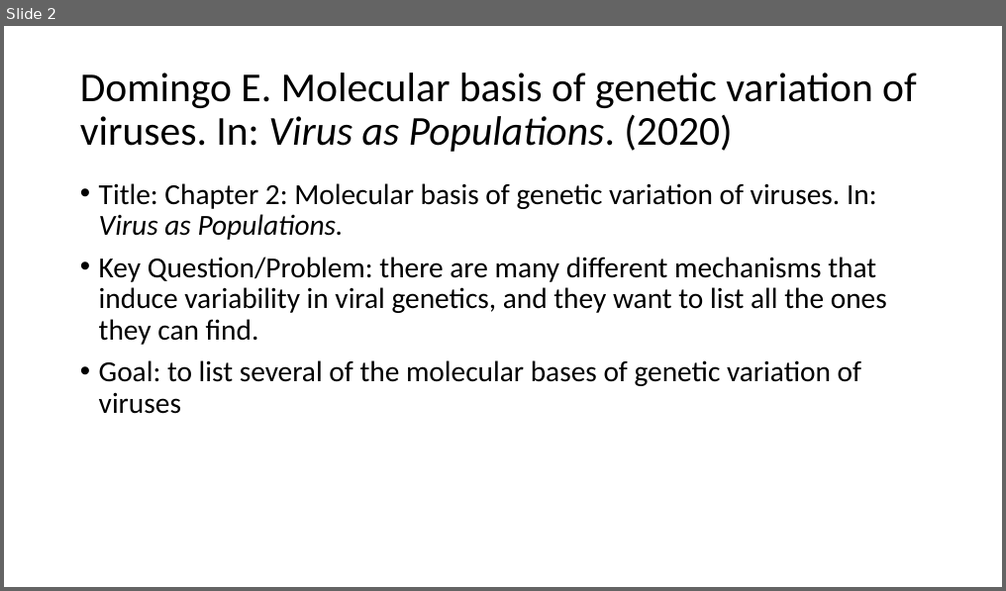
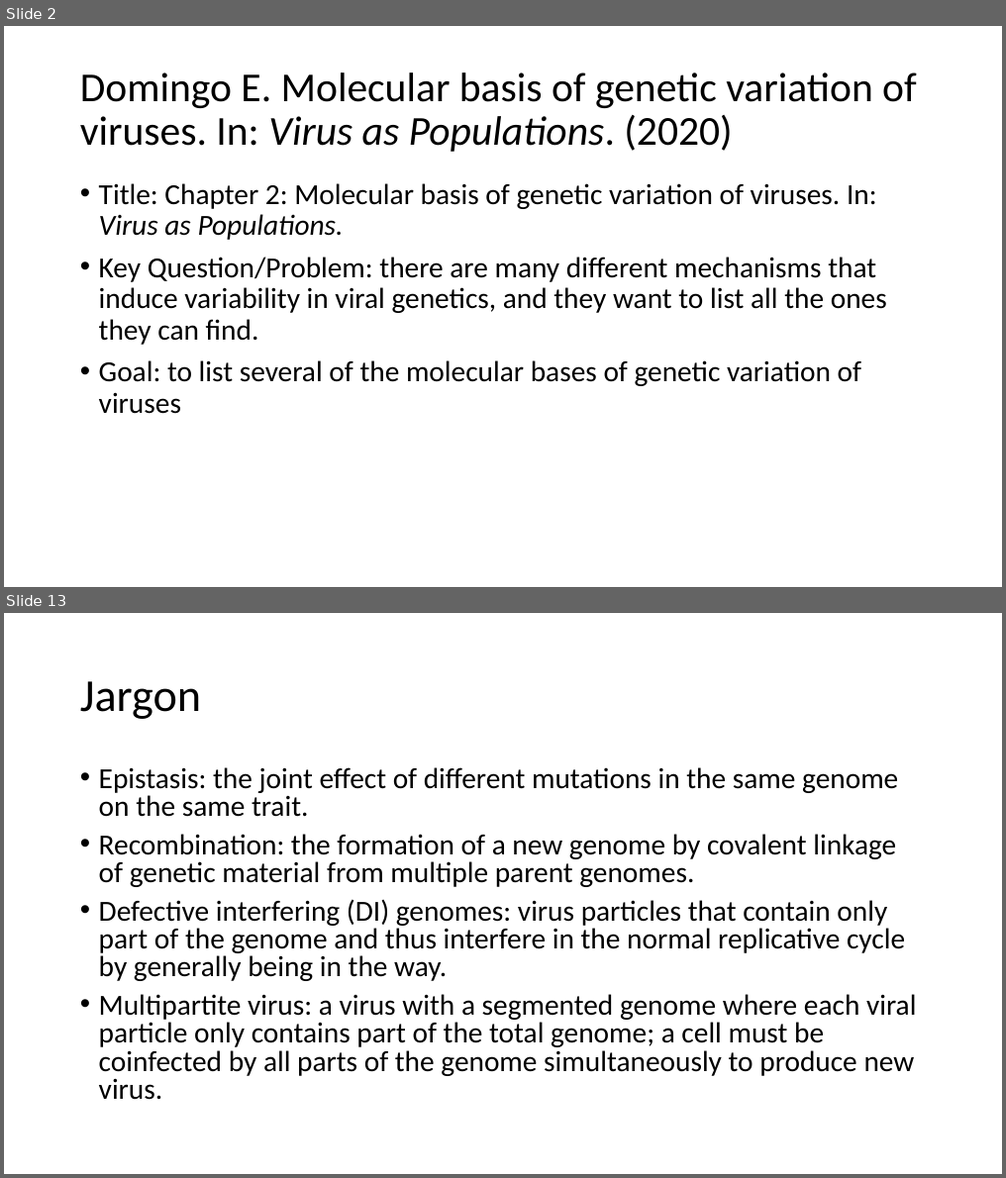
Before and after one commit to wzbillings/EPID-8200, a slide deck: Assignments/ZB-Week3-Readings.pptx. Shown one above the other, each under a label of ours: slide 2 before the commit, slides 2 and 13 after it; the slides between them are not shown. The pictures are 1006x591 and 1006x1178 pixels, drawn with LibreOffice and Linux fonts; fonts in the diff are those of the drawing. Boxes give left, top, right and bottom in pixels: in the first picture for what was removed or moved away, otherwise in the second. Text is boxed around its words. In the diff, an @@ line names an element or a change of style, - is before the commit and + after.

```diff
--- a/Assignments/ZB-Week3-Readings.pptx
+++ b/Assignments/ZB-Week3-Readings.pptx
@@ slide 13 added at <box>4,613,1002,1174</box>, background #FFFFFF @@
@@ title added at <box>80,681,201,719</box>, 44 pt, text #000000 @@
+Jargon
@@ text added at <box>99,767,916,1100</box>, 28 pt, text #000000 @@
+• Epistasis: the joint effect of different mutations in the same genome on the same trait.
+• Recombination: the formation of a new genome by covalent linkage of genetic material from multiple parent genomes.
+• Defective interfering (DI) genomes: virus particles that contain only part of the genome and thus interfere in the normal replicative cycle by generally being in the way.
+• Multipartite virus: a virus with a segmented genome where each viral particle only contains part of the total genome; a cell must be coinfected by all parts of the genome simultaneously to produce new virus.
```
Also in this commit, not shown: 1 slide changed, 9 other slides added, 2 slides removed.
